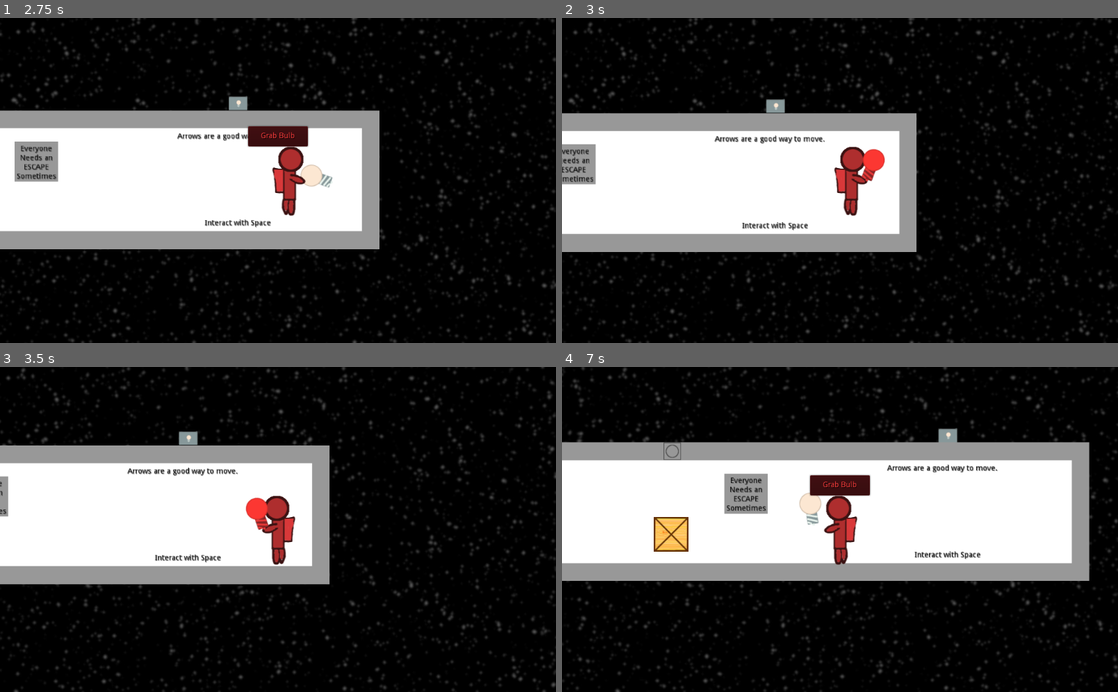
Above: before the commit, frames 1-4 (two rows, left to right).
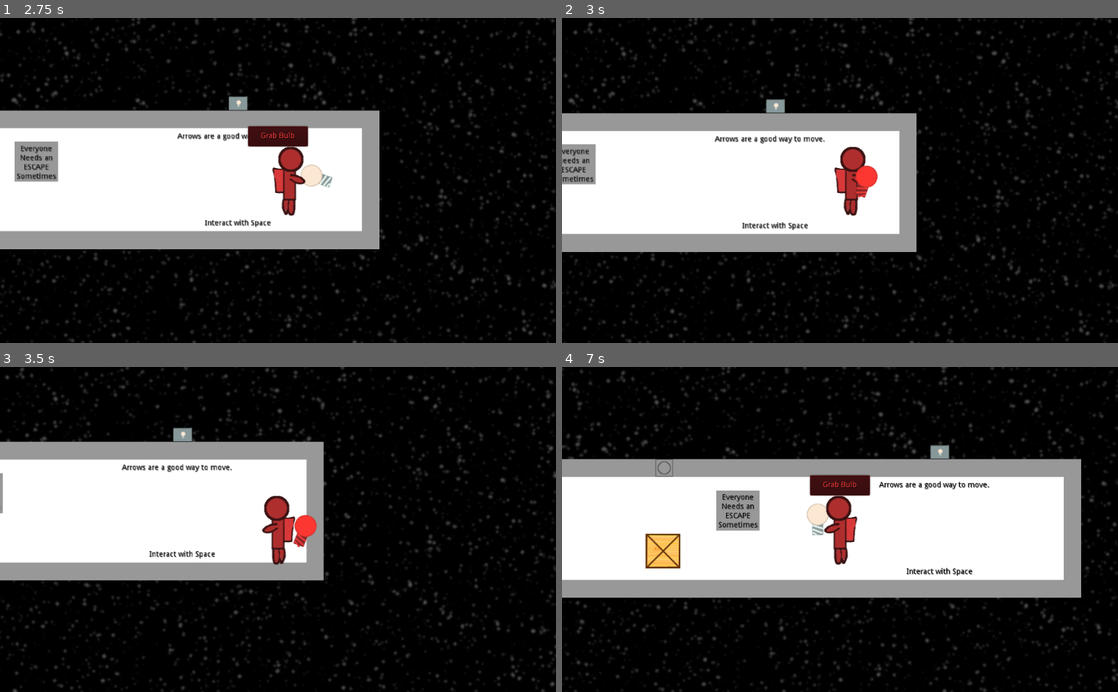
Above: after the commit, the same moments.

Repository: thecyberwraith/cb-gamejam-2021
Game: Godot game, scene res://Menus/MainMenu.tscn
The game is run twice, just before and just after one commit, with the same random seed, the same clock (stepped at 60 frames per second) and the same inputs.
Inputs:
- Up to frame 1 (2.75 s): click "Levels" at 0.5 s; click "Repair that Bulb" at 1.25 s; hold Right (ui_right) from 2.03 s (still down); tap Space (ui_select) at 2.1, 2.27, 2.57 s
- Up to frame 2 (3 s): release Right (ui_right) at 2.78 s; hold Down (ui_down) from 2.78 s (still down); tap Space (ui_select) at 2.85 s
- Up to frame 3 (3.5 s): keep holding Down (ui_down); tap Space (ui_select) at 3.02, 3.32 s
- Up to frame 4 (7 s): release Down (ui_down) at 3.53 s; hold Right (ui_right) 3.53-4.28 s; tap Space (ui_select) at 3.6, 4.35, 4.52, 4.82, 5.1, 5.27, 5.57, 5.85, 6.02, 6.32, 6.6 s; hold Up (ui_up) 4.28-5.03 s; hold Left (ui_left) 5.03-6.53 s; hold Down (ui_down) from 6.53 s (still down)

Frame 1 is identical in both runs. In frame 2, 0.5% of the frame differs, in the area x 52-59%, y 40-56%; in frame 3, 6.0%; in frame 4, 26%, in the area x 0-100%, y 0-100%.

Commit message:
Simplified astronaut interactions. Added held item flipping.

Diff:
--- a/Characters/Astronaut/Astronaut.gd
+++ b/Characters/Astronaut/Astronaut.gd
@@ -47,6 +47,8 @@
 		apply_impulse(Vector2(0,0), direction*force)
 
 	sprite.flip_h = linear_velocity.x > 0
+	if !empty_handed() and current_interaction.has_method('get_sprite'):
+		current_interaction.get_sprite().flip_h = linear_velocity.x > 0
 
 	if linear_velocity.x > 0 and left_mount.get_child_count() > 0:
 		var mount = left_mount.get_child(0)
@@ -75,6 +77,12 @@
 			current_interaction.finish_interaction()
 			current_interaction = null
 
+func empty_handed() -> bool:
+	return current_interaction == null
+
+func is_holding(descriptor: String):
+	return !empty_handed() and current_interaction.descriptor == descriptor
+
 func _get_input_direction() -> Vector2:
 	var input_map = {
 		"ui_left": Vector2(-1,0),
--- a/Items/AirLock/InteractableAirLockDoorRepairArea.gd
+++ b/Items/AirLock/InteractableAirLockDoorRepairArea.gd
@@ -4,11 +4,10 @@
 
 signal repair_made
 
-func can_interact(astronaut):
-	if astronaut.current_interaction != null and astronaut.current_interaction.descriptor == 'airlockdoor':
-		return true
+func can_interact(astronaut: Astronaut):
+	return astronaut.is_holding('airlockdoor')
 
-func on_interact(astronaut):
+func on_interact(astronaut: Astronaut):
 	astronaut.current_interaction.queue_free()
 	astronaut.current_interaction = null
 	print('We are interacting!')
--- a/Items/Bulb/InteractableBulbBaseArea.gd
+++ b/Items/Bulb/InteractableBulbBaseArea.gd
@@ -9,16 +9,14 @@
 signal on_place_bulb
 signal on_remove_bulb
 
-func can_interact(astronaut):
-	var player_empty_handed = (astronaut.current_interaction == null)
-	var player_has_bulb = (not player_empty_handed) and astronaut.current_interaction.descriptor == 'bulb'
+func can_interact(astronaut: Astronaut):
 	var base_has_bulb = bulb != null
 
 	# Option 1, there is no bulb in the base, but there is a bulb on the player
-	if player_has_bulb and not base_has_bulb:
+	if astronaut.is_holding('bulb') and not base_has_bulb:
 		return true
 	# Option 2, there is a bulb in the base and the player isn't carrying anything
-	elif player_empty_handed and base_has_bulb:
+	elif astronaut.empty_handed() and base_has_bulb:
 		return true
 
 	return false
--- a/Items/HeldItem.gd
+++ b/Items/HeldItem.gd
@@ -18,6 +18,9 @@
 
 	descriptor = held_descriptor
 
+func get_sprite() -> Sprite:
+	return sprite
+
 func finish_interaction():
 	original.set_active(true)
 	original.transform = self.global_transform
--- a/Items/HeldItem.tscn
+++ b/Items/HeldItem.tscn
@@ -4,8 +4,9 @@
 [ext_resource path="res://Items/crate.jpg" type="Texture" id=2]
 
 [node name="HeldItem" type="Node2D"]
-position = Vector2( 0, -32.5269 )
+position = Vector2( 0, 0.0515633 )
 script = ExtResource( 1 )
 
 [node name="Sprite" type="Sprite" parent="."]
+position = Vector2( 0, 0.529732 )
 texture = ExtResource( 2 )
--- a/Items/ItemInteractableArea.gd
+++ b/Items/ItemInteractableArea.gd
@@ -11,13 +11,13 @@
 func initialize(a_item):
 	item = a_item
 
-func can_interact(astronaut):
-	return astronaut.current_interaction == null
+func can_interact(astronaut: Astronaut):
+	return astronaut.empty_handed()
 
-func on_interact(astronaut) -> HeldItem:
+func on_interact(astronaut: Astronaut) -> HeldItem:
 	item.set_active(false)
 
-	var held_item = HeldItem.instance()
+	var held_item: HeldItem = HeldItem.instance()
 	held_item.initialize(held_descriptor, item, astronaut)
 
 	return held_item
